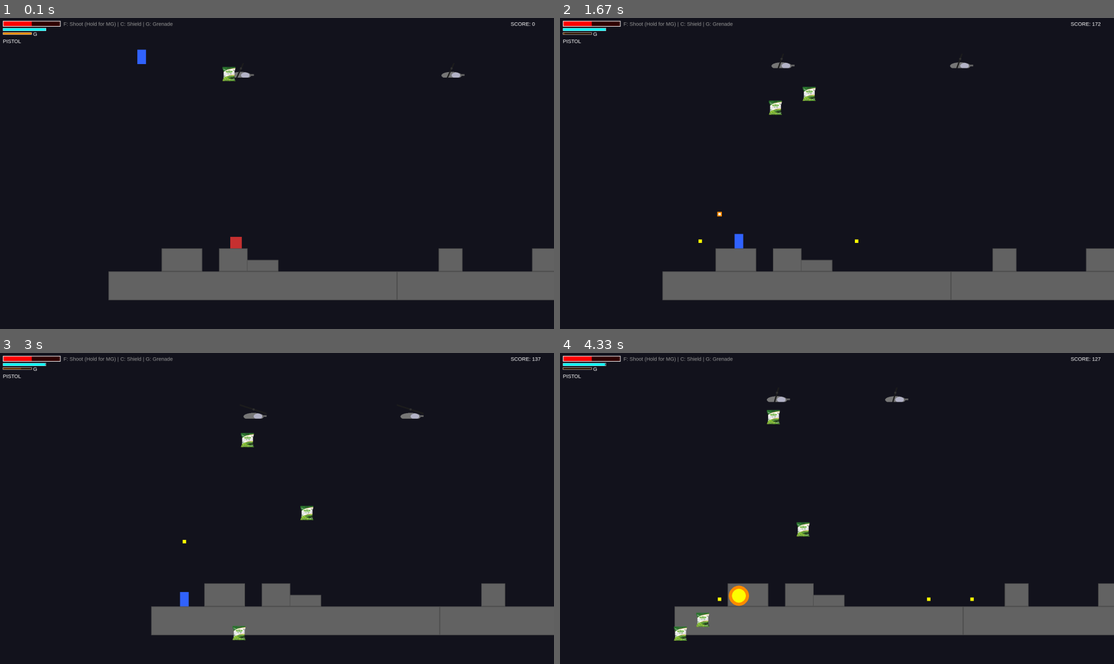
Above: before the commit, frames 1-4 (two rows, left to right).
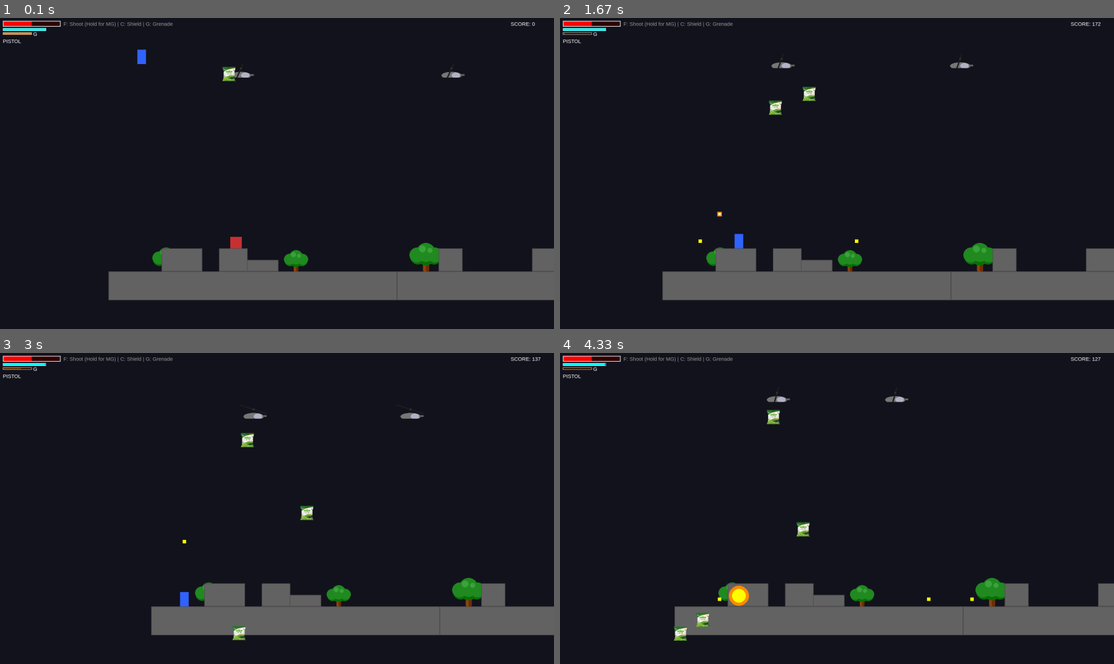
Above: after the commit, the same moments.

Repository: SayaUSB/FP-PBO-Pygame
Game: pygame game, started from main.py
Two runs of this game, one before a commit and one after it. Both use one fixed random seed, a clock stepped at 60 frames per second and the inputs below.
Inputs:
- Up to frame 1 (0.1 s): no input
- Up to frame 2 (1.67 s): hold Right 0.33-0.8 s; hold Right 0.83-1.3 s; tap F at 0.9, 1.2, 1.4 s; tap C at 0.98 s; hold Left from 1.33 s (still down); tap G at 1.48 s
- Up to frame 3 (3 s): tap F at 1.7, 1.97, 2.3, 2.6, 2.73 s; release Left at 1.87 s; hold Down 1.9-2.2 s; hold Left 2.23-2.63 s; tap C at 2.38 s; hold Up from 2.67 s (still down); tap G at 2.82 s
- Up to frame 4 (4.33 s): release Up at 3.03 s; hold Right 3.07-3.7 s; tap F at 3.13, 3.43, 3.8, 4.2 s; hold Down 3.73-4.1 s; tap C at 3.88 s; hold Left from 4.13 s (still down); tap G at 4.28 s

The runs differ from the first frame. In frame 1, 0.6% of the frame differs, in the area x 27-80%, y 72-82%; in frame 2, 0.6%; in frame 3, 0.6%; in frame 4, 0.6%, in the area x 28-81%, y 72-82%.

Commit message:
fix: Proper tree drawing

Diff:
--- a/game.py
+++ b/game.py
@@ -360,25 +360,47 @@
                         self.running = False
 
     def draw_tree(self, x, y, size=1.0):
+        """Draw a simple tree silhouette.
+
+        x,y are screen-space coordinates for the tree base (touching the ground).
+        """
         # Trunk
-        trunk_height = int(40 * size)
-        trunk_width = int(15 * size)
-        pygame.draw.rect(self.screen, TREE_BROWN, (x - trunk_width//2, y - trunk_height, trunk_width, trunk_height))
-
-        # Leaves (triangle)
-        leaves_height = int(60 * size)
-        leaves_width = int(80 * size)
-        leaves_points = [
-            (x, y - trunk_height),  # Top center
-            (x - leaves_width//2, y - trunk_height + leaves_height),  # Bottom left
-            (x + leaves_width//2, y - trunk_height + leaves_height)   # Bottom right
-        ]
-        pygame.draw.polygon(self.screen, TREE_GREEN, leaves_points)
-
-        # Add some detail to the leaves
-        detail_size = int(10 * size)
-        pygame.draw.circle(self.screen, (46, 139, 87), (x - detail_size, y - trunk_height + detail_size), detail_size)
-        pygame.draw.circle(self.screen, (32, 178, 170), (x + detail_size, y - trunk_height + detail_size), detail_size)
+        trunk_h = int(55 * size)
+        trunk_w = max(8, int(18 * size))
+        trunk_rect = pygame.Rect(x - trunk_w // 2, y - trunk_h, trunk_w, trunk_h)
+        pygame.draw.rect(self.screen, TREE_BROWN, trunk_rect, border_radius=max(1, int(3 * size)))
+
+        # Small shadow on trunk for depth
+        shadow_col = (max(0, TREE_BROWN[0] - 25), max(0, TREE_BROWN[1] - 25), max(0, TREE_BROWN[2] - 25))
+        pygame.draw.rect(
+            self.screen,
+            shadow_col,
+            pygame.Rect(trunk_rect.x + trunk_rect.w // 2, trunk_rect.y, trunk_rect.w // 2, trunk_rect.h),
+            border_radius=max(1, int(3 * size)),
+        )
+
+        # Canopy (overlapping circles reads better than a triangle at distance)
+        canopy_base_y = y - trunk_h
+        r_main = int(28 * size)
+        r_small = int(22 * size)
+
+        canopy_col = TREE_GREEN
+        canopy_dark = (max(0, canopy_col[0] - 25), max(0, canopy_col[1] - 25), max(0, canopy_col[2] - 25))
+        canopy_light = (min(255, canopy_col[0] + 25), min(255, canopy_col[1] + 25), min(255, canopy_col[2] + 25))
+
+        # Dark underlayer
+        pygame.draw.circle(self.screen, canopy_dark, (x, canopy_base_y + int(10 * size)), r_main)
+        pygame.draw.circle(self.screen, canopy_dark, (x - int(24 * size), canopy_base_y + int(14 * size)), r_small)
+        pygame.draw.circle(self.screen, canopy_dark, (x + int(24 * size), canopy_base_y + int(14 * size)), r_small)
+
+        # Main layer
+        pygame.draw.circle(self.screen, canopy_col, (x, canopy_base_y), r_main)
+        pygame.draw.circle(self.screen, canopy_col, (x - int(26 * size), canopy_base_y + int(8 * size)), r_small)
+        pygame.draw.circle(self.screen, canopy_col, (x + int(26 * size), canopy_base_y + int(8 * size)), r_small)
+
+        # Highlight blobs
+        pygame.draw.circle(self.screen, canopy_light, (x - int(10 * size), canopy_base_y - int(10 * size)), int(10 * size))
+        pygame.draw.circle(self.screen, canopy_light, (x + int(12 * size), canopy_base_y - int(6 * size)), int(8 * size))
 
     def draw_game_over_screen(self):
         overlay = pygame.Surface((SCREEN_WIDTH, SCREEN_HEIGHT), pygame.SRCALPHA)
@@ -404,6 +426,14 @@
 
     def draw(self):
         self.screen.fill(BLACK)
+
+        # Background decorations (world-space -> screen-space via camera_x)
+        ground_y = SCREEN_HEIGHT - 200
+        tree_base_y = ground_y
+        for wx, size in [(200, 1.0), (650, 0.9), (1100, 1.2), (1650, 1.0), (2150, 0.85)]:
+            sx = int(wx - self.camera_x)
+            if -200 <= sx <= SCREEN_WIDTH + 200:
+                self.draw_tree(sx, tree_base_y, size=size)
 
         for s in self.all_sprites:
             off_x = s.rect.x - int(self.camera_x)
